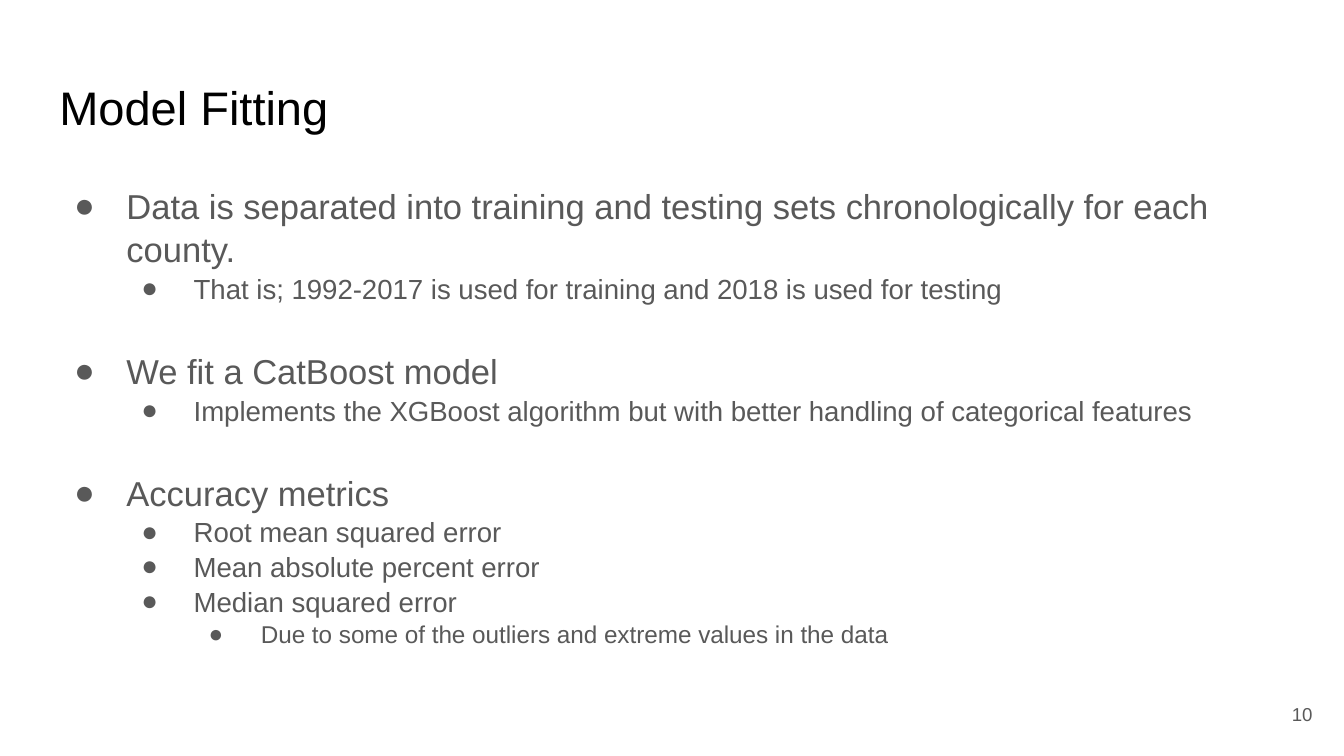
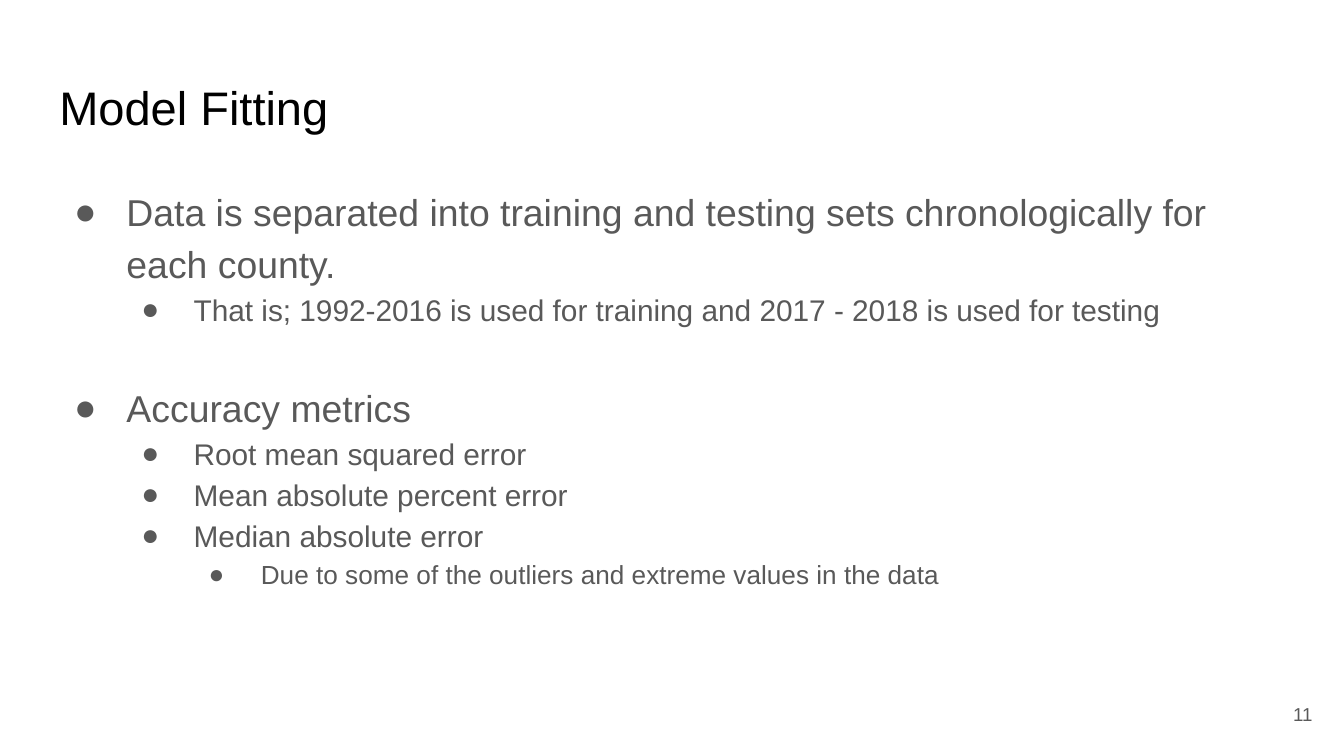
Before and after one commit to DCavanaugh98/WildfireMLProject, a slide deck: slide 11 of Math 8670 Final Project.pptx (slide 10 before the commit). Drawn at 1344x756 pixels with LibreOffice and Linux fonts; fonts in the diff are those of the drawing. Boxes give left, top, right and bottom in pixels: in the first picture for what was removed or moved away, otherwise in the second. Text is boxed around its words. In the diff, an @@ line names an element or a change of style, - is before the commit and + after.

```diff
--- a/Math 8670 Final Project.pptx
+++ b/Math 8670 Final Project.pptx
@@ text at (x1=126, y1=199, x2=1207, y2=584): size 18.5 to 20 pt in "Data is separated into training and testing ...", "Accuracy metrics"; size 14.8 to 16 pt in "Root mean squared error", "Mean absolute percent error"; size 12.9 to 14 pt in "Due to some of the outliers and ..."; line spacing 1.05 to 1.15 @@
@@ text at (x1=194, y1=299, x2=1160, y2=326): text changed; size 14.8 to 16 pt @@
-  ● That is; 1992-2017 is used for training and 2018 is used for testing
-● We fit a CatBoost model
-  ● Implements the XGBoost algorithm but with better handling of categorical features
+  ● That is; 1992-2016 is used for training and 2017 - 2018 is used for testing
@@ text at (x1=194, y1=525, x2=483, y2=548): text changed; size 14.8 to 16 pt @@
-  ● Median squared error
+  ● Median absolute error
@@ page number at (x1=1293, y1=708, x2=1312, y2=721): text changed @@
-10
+11
```
Also in this commit, not shown: 11 other slides changed, 5 slides added, 1 slide removed, 12 other files.
